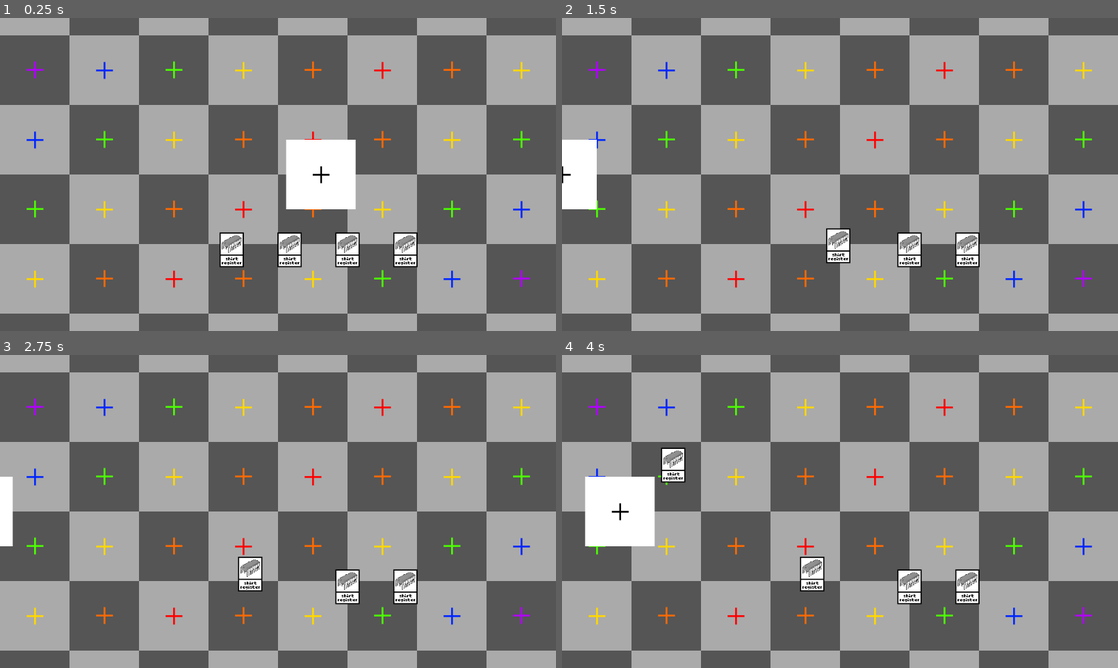
Above: before the commit, frames 1-4 (two rows, left to right).
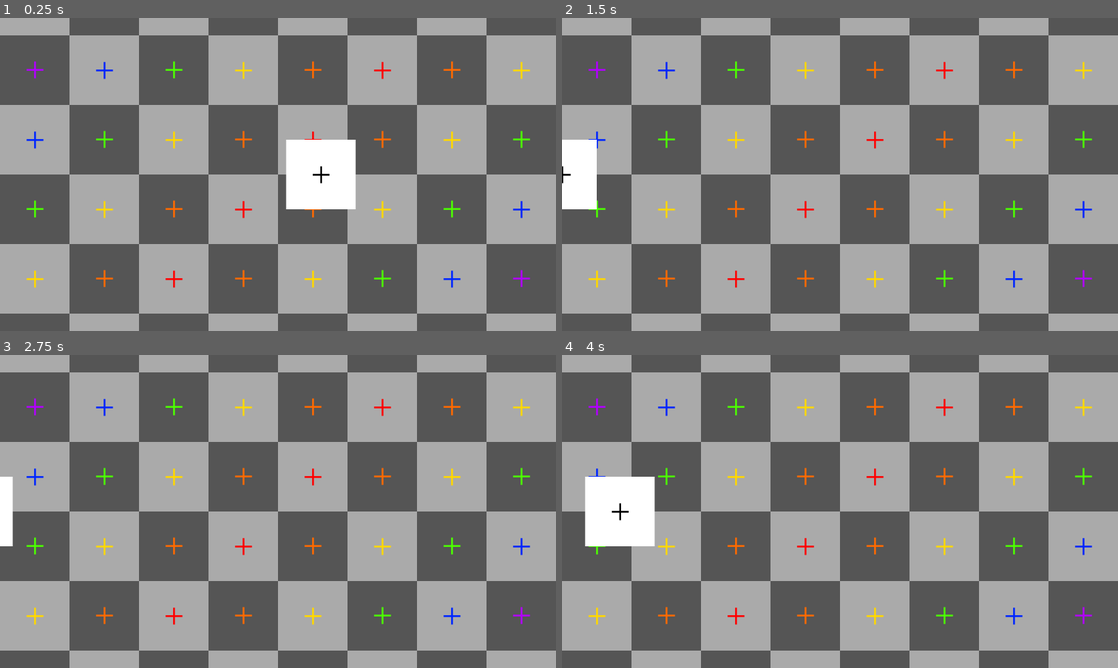
Above: after the commit, the same moments.

Repository: NobleMetalLabs/the-genesis-gambit
Game: Godot game, scene res://scn/tests/test.tscn
The game is run twice, just before and just after one commit, with the same random seed, the same clock (stepped at 60 frames per second) and the same inputs.
Inputs (mouse positions are in pixels of both pictures, inside the frame that each line leads up to):
- Up to frame 1 (0.25 s): no input
- Up to frame 2 (1.5 s): tap Enter at 0.5 s; drag from (795, 249) to (967, 249) at 0.52 s; drag from (851, 249) to (812, 237) at 1.27 s
- Up to frame 3 (2.75 s): tap Space at 2 s; move the mouse to (344, 586) at 2.02 s; tap Ctrl at 2.1 s; click (344, 586) at 2.17 s
- Up to frame 4 (4 s): drag from (967, 586) to (673, 464) at 2.77 s; move the mouse to (1006, 558) at 3.52 s; tap Alt at 3.6 s; click (1006, 558) at 3.67 s

The runs differ from the first frame. In frame 1, 1.9% of the frame differs, in the area x 39-76%, y 68-80%; in frame 2, 1.4%; in frame 3, 1.4%; in frame 4, 1.9%, in the area x 17-76%, y 29-80%.
Error after the commit: Invalid access to property or key 'cards_holder' on a base object of type 'Node2D (Gamefield)'. (res://src/GamefieldManager.gd:22)

Commit message:
Implement Gamefield events and interop

Diff:
--- a/ast/cards/ShiftRegister.gd
+++ b/ast/cards/ShiftRegister.gd
@@ -5,5 +5,5 @@
 		"on_placement" : print_funny_to_console
 	})
 
-func print_funny_to_console() -> void:
+func print_funny_to_console(data : Dictionary) -> void:
 	print("Funny")
--- a/lib/CardLogic.gd
+++ b/lib/CardLogic.gd
@@ -2,7 +2,12 @@
 class_name CardLogic
 extends Object
 
-@export var event_handlers : Dictionary #[StringName (event), Callable]
+var card_instance : CardInstance
+var event_handlers : Dictionary #[StringName (event), Callable]
 
 func _init(_event_handlers : Dictionary) -> void:
 	event_handlers = _event_handlers
+
+func process_event(event_name : String, data : Dictionary) -> void:
+	if event_handlers.has(event_name):
+		event_handlers.get(event_name).call(data)
--- a/scn/Gamefield.tscn
+++ b/scn/Gamefield.tscn
@@ -1,8 +1,10 @@
-[gd_scene load_steps=2 format=3 uid="uid://ct78rnvd5iwus"]
+[gd_scene load_steps=3 format=3 uid="uid://ct78rnvd5iwus"]
 
 [ext_resource type="Script" path="res://src/GamefieldManager.gd" id="1_7wimk"]
+[ext_resource type="Script" path="res://src/Gamefield.gd" id="1_bhmi3"]
 
 [node name="Gamefield" type="Node2D"]
+script = ExtResource("1_bhmi3")
 
 [node name="GamefieldManager" type="Node" parent="."]
 script = ExtResource("1_7wimk")
--- a/src/CardInstance.gd
+++ b/src/CardInstance.gd
@@ -1,8 +1,10 @@
 class_name CardInstance
 extends Node
 
+var gamefield : Gamefield
 var metadata : CardMetadata
 var logic : CardLogic
+var player_owner : Player
 
 @onready var area : Area2D = $Area2D
 @onready var sprite : Sprite2D = $Sprite2D
@@ -20,8 +22,9 @@
 	)
 	sprite.texture = metadata.image
 	logic = metadata.logic_script.new()
-	if logic.event_handlers.has("on_placement"):
-		logic.event_handlers["on_placement"].call()
+	logic.card_instance = self
+
+	gamefield.event.emit("card_placement", {"card_instance": self})
 
 func _process(_delta : float) -> void:
 	if dragging:
--- /dev/null
+++ b/src/Gamefield.gd
@@ -0,0 +1,7 @@
+class_name Gamefield
+extends Node2D
+
+signal event(name : StringName, data : Dictionary)
+
+@onready var manager : GamefieldManager = get_node("GamefieldManager")
+@onready var cards_parent : Node2D = get_node("Cards")
--- a/src/GamefieldManager.gd
+++ b/src/GamefieldManager.gd
@@ -1,6 +1,7 @@
 class_name GamefieldManager
 extends Node
 
+@onready var gamefield : Gamefield = get_parent()
 @onready var card_scn : PackedScene = preload("res://scn/objects/CardInstance.tscn")
 
 func export_gamefield_state() -> GamefieldState:
@@ -9,8 +10,13 @@
 func load_gamefield_state(_state: GamefieldState) -> void:
 	pass
 
-func place_card(_player : Player, _metadata : CardMetadata, position : Vector2) -> void:
+func place_card(player : Player, metadata : CardMetadata, position : Vector2) -> void:
 	var new_card : CardInstance = card_scn.instantiate()
-	new_card.metadata = _metadata
+	new_card.metadata = metadata
 	new_card.position = position
-	get_parent().get_node("Cards").add_child(new_card, true)
+	new_card.player_owner = player
+	new_card.gamefield = gamefield
+	gamefield.event.connect(func(event_name : StringName, data : Dictionary) -> void:
+		new_card.logic.process_event(event_name, data)
+	)
+	gamefield.cards_holder.add_child(new_card, true)
